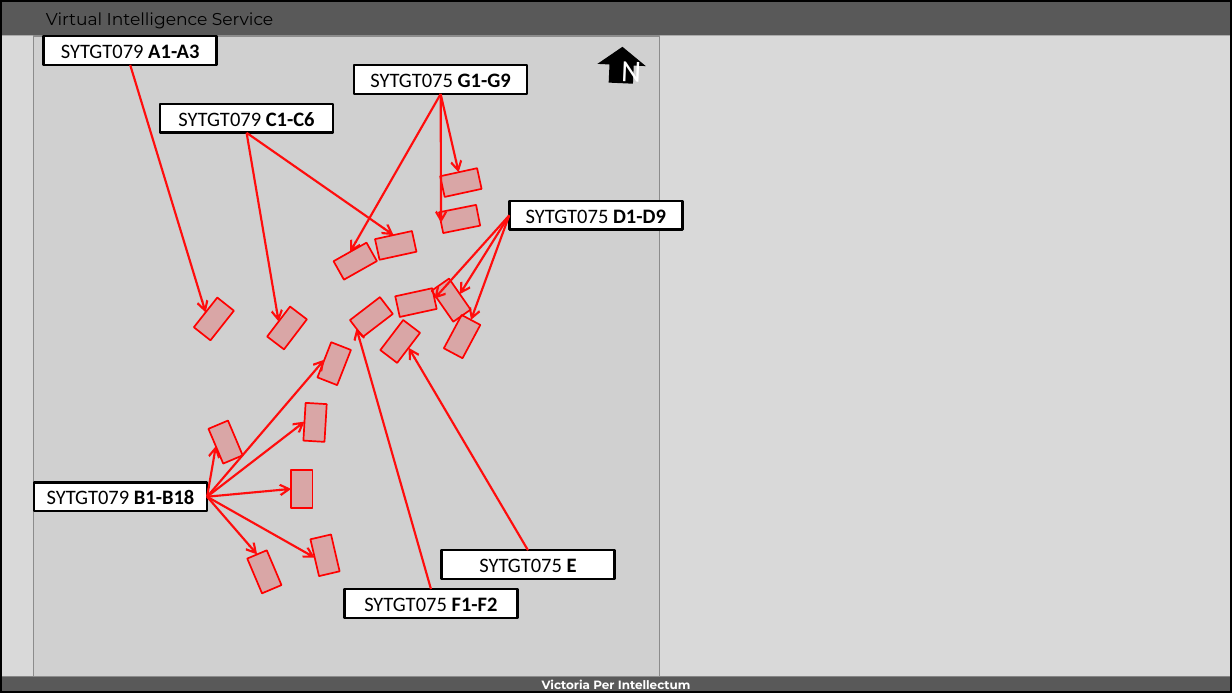
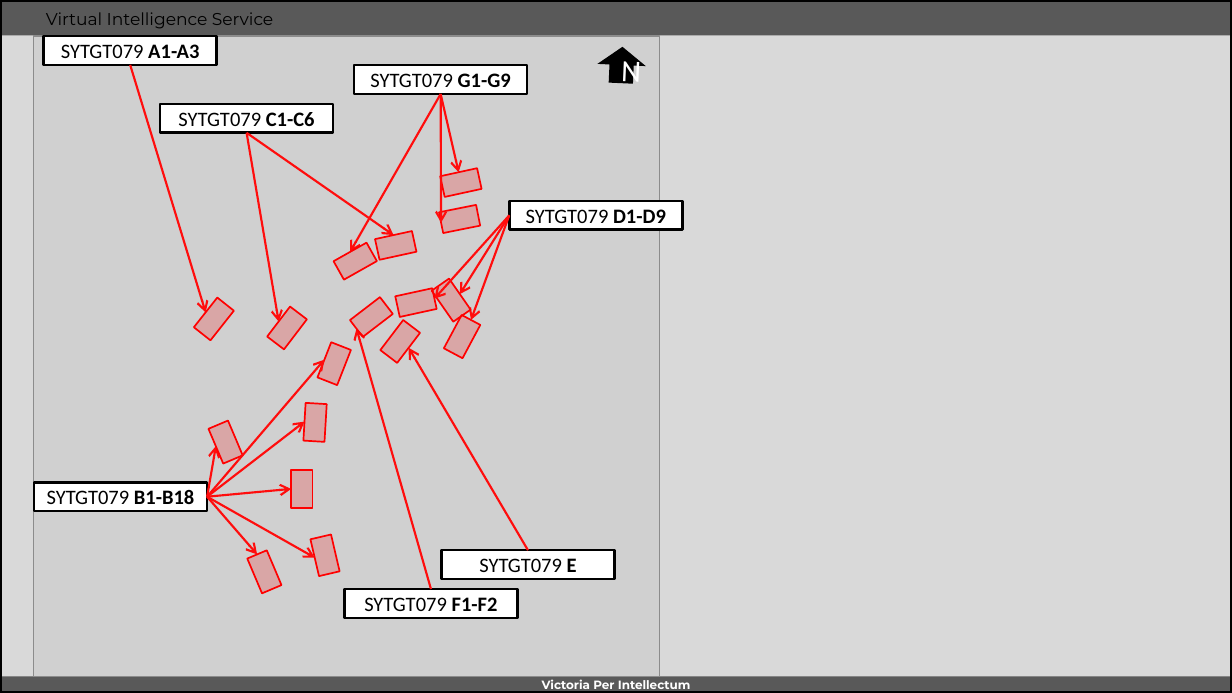
Before and after one commit to 132nd-vWing/OPAR-Brief, a slide deck: slide 2 of INTELLIGENCE/TGT_FOLDERS_PPT/SYTGT079 5th Corps Base.pptx. Drawn at 1232x693 pixels with LibreOffice and Linux fonts; fonts in the diff are those of the drawing; grey boxes stand for pictures; background and template pictures are left out. Boxes give left, top, right and bottom in pixels: in the first picture for what was removed or moved away, otherwise in the second. Text is boxed around its words. In the diff, an @@ line names an element or a change of style, - is before the commit and + after.

```diff
--- a/INTELLIGENCE/TGT_FOLDERS_PPT/SYTGT079 5th Corps Base.pptx
+++ b/INTELLIGENCE/TGT_FOLDERS_PPT/SYTGT079 5th Corps Base.pptx
@@ text in rectangle at (370, 73, 511, 87): text changed @@
-SYTGT075 G1-G9
+SYTGT079 G1-G9
@@ text in rectangle at (526, 209, 666, 229): text changed @@
-SYTGT075 D1-D9
+SYTGT079 D1-D9
@@ text in rectangle at (479, 558, 577, 572): text changed @@
-SYTGT075 E
+SYTGT079 E
@@ text in rectangle at (364, 597, 498, 611): text changed @@
-SYTGT075 F1-F2
+SYTGT079 F1-F2
```
Also in this commit, not shown: 1 other slide changed, 1 other file.
